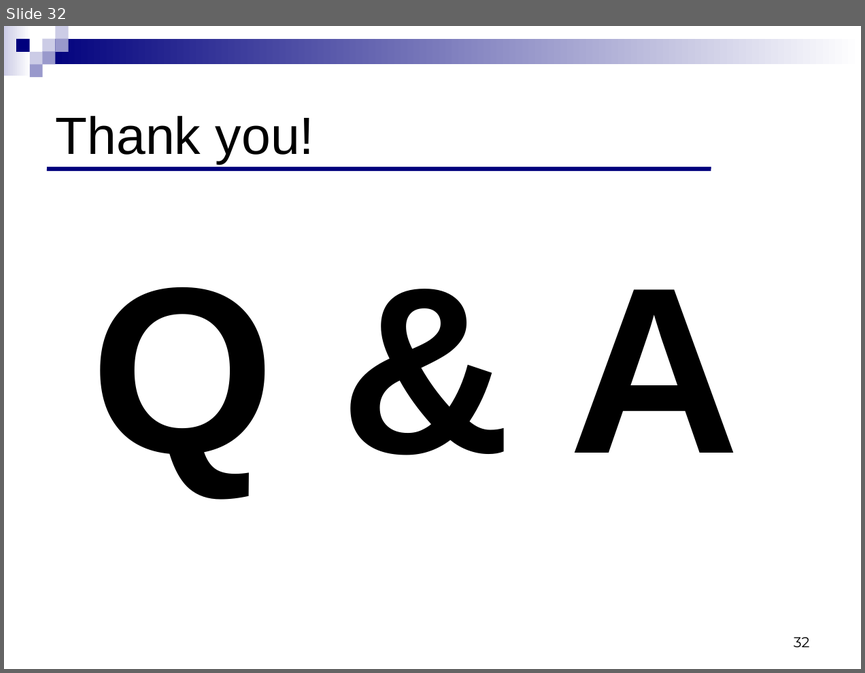
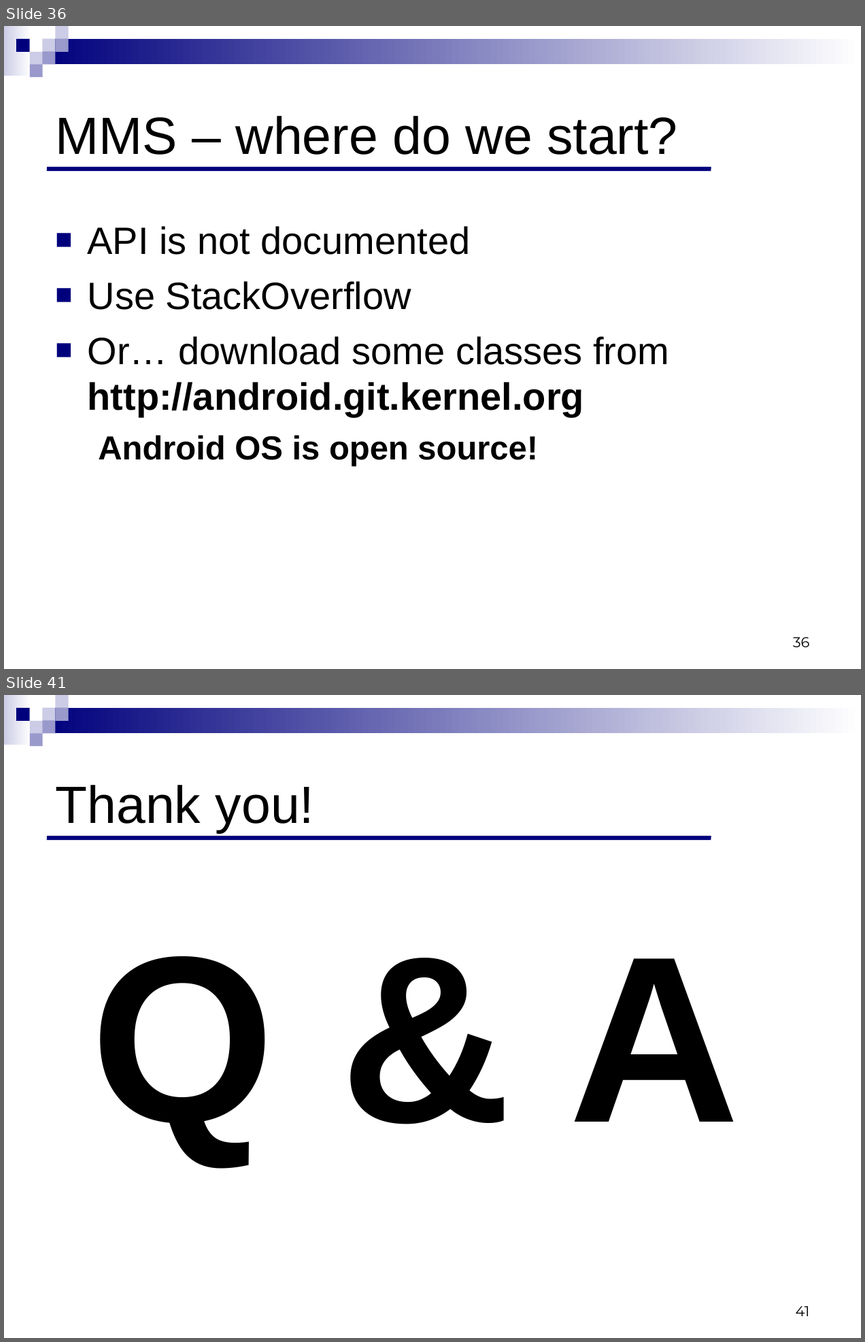
Before and after one commit to ndavidor/SmsTelephony, a slide deck: Telephony&SMS.ppt. Shown one above the other, each under a label of ours: slide 32 before the commit, slides 36 and 41 after it; the slides between them are not shown. The pictures are 865x673 and 865x1342 pixels, drawn with LibreOffice and Linux fonts; fonts in the diff are those of the drawing. Boxes give left, top, right and bottom in pixels: in the first picture for what was removed or moved away, otherwise in the second. Text is boxed around its words. In the diff, an @@ line names an element or a change of style, - is before the commit and + after.

```diff
--- a/Telephony&SMS.ppt
+++ b/Telephony&SMS.ppt
@@ slide 36 added at <box>4,26,861,669</box>, background #FFFFFF; not listed: 9 template elements that a slide beside it also shows @@
@@ title added at <box>56,116,677,155</box>, 44 pt, text #000000 @@
+MMS – where do we start?
@@ line added from (47, 169) to (711, 169), #00007D 3.49 pt @@
@@ text added at <box>88,226,669,466</box>, 32 pt, text #000000 @@
+■ API is not documented
+■ Use StackOverflow
+■ Or… download some classes from http://android.git.kernel.org
+  Android OS is open source!
@@ page number added at <box>793,637,810,647</box>, 12 pt, text #000000 @@
+36
@@ what was slide 32 is now slide 41 @@
@@ page number at <box>796,1306,810,1316</box>: text changed @@
-32
+41
```
Also in this commit, not shown: 21 slides changed, 8 other slides added.
